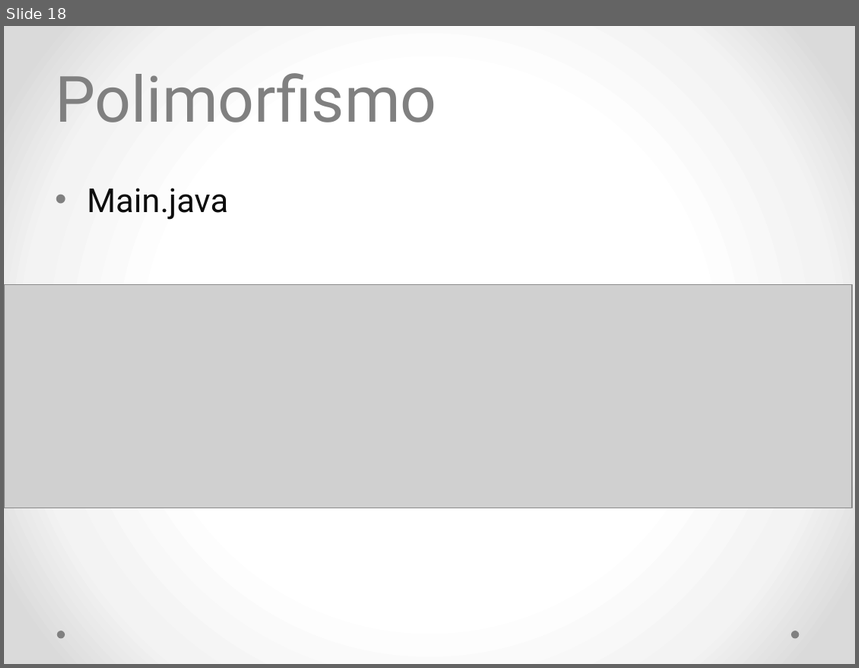
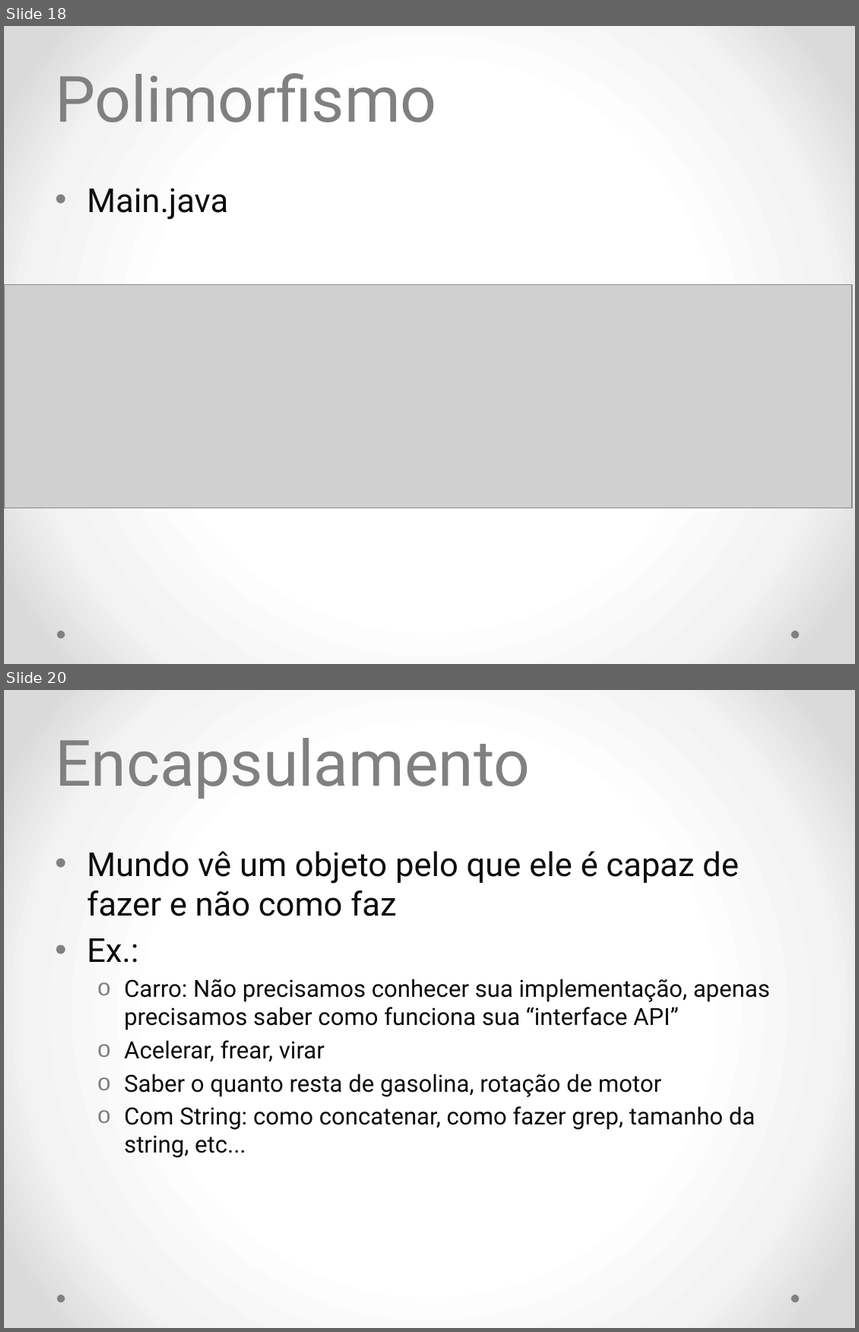
Before and after one commit to diogosm/cetam-lpoo-1, a slide deck: slides/aula 2.pptx. Shown one above the other, each under a label of ours: slide 18 before the commit, slides 18 and 20 after it; the slides between them are not shown. The pictures are 859x668 and 859x1332 pixels, drawn with LibreOffice and Linux fonts; fonts in the diff are those of the drawing; grey boxes stand for pictures. Boxes give left, top, right and bottom in pixels: in the first picture for what was removed or moved away, otherwise in the second. Text is boxed around its words. In the diff, an @@ line names an element or a change of style, - is before the commit and + after.

```diff
--- a/slides/aula 2.pptx
+++ b/slides/aula 2.pptx
@@ slide 20 added at bbox=[4, 690, 855, 1328], background gradient #FFFFFF to #F4F4F4 to #DADADA; not listed: 2 template elements that a slide beside it also shows @@
@@ title added at bbox=[55, 738, 530, 799], 54 pt, text #808080 @@
+Encapsulamento
@@ text added at bbox=[87, 851, 770, 1158], 20 pt, text #0D0D0D @@
+• Mundo vê um objeto pelo que ele é capaz de fazer e não como faz
+• Ex.:
+  o Carro: Não precisamos conhecer sua implementação, apenas precisamos saber como funciona sua “interface API”
+  o Acelerar, frear, virar
+  o Saber o quanto resta de gasolina, rotação de motor
+  o Com String: como concatenar, como fazer grep, tamanho da string, etc...
```
Also in this commit, not shown: 4 slides changed, 17 other slides added, 1 other file.
